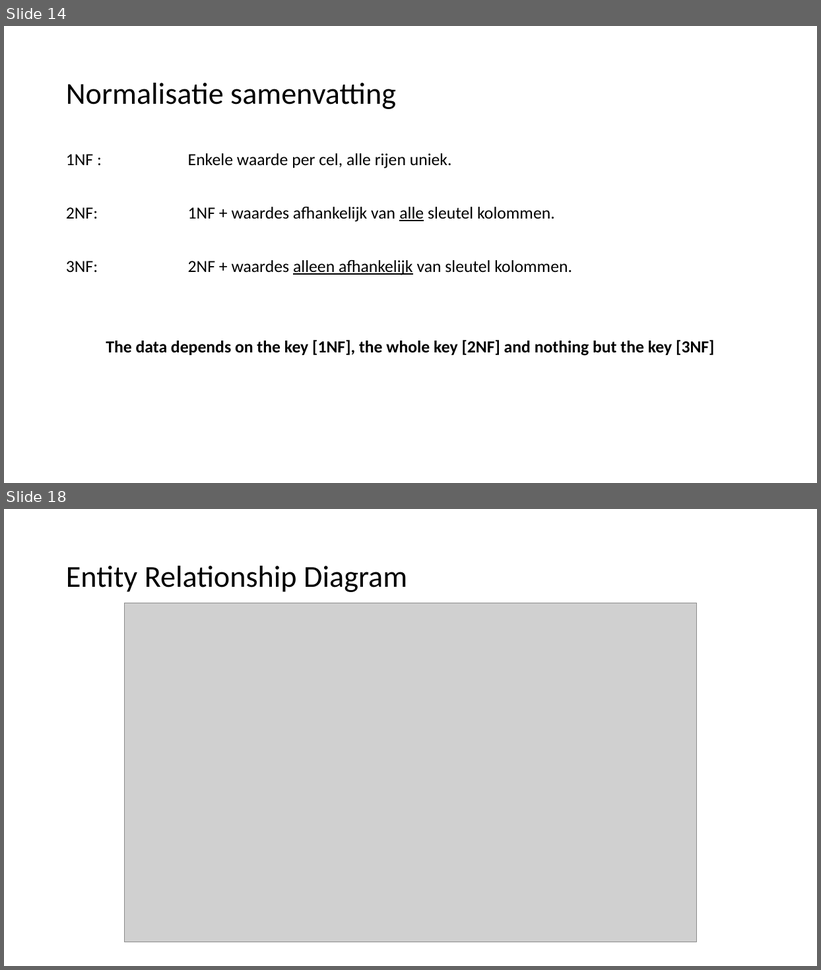
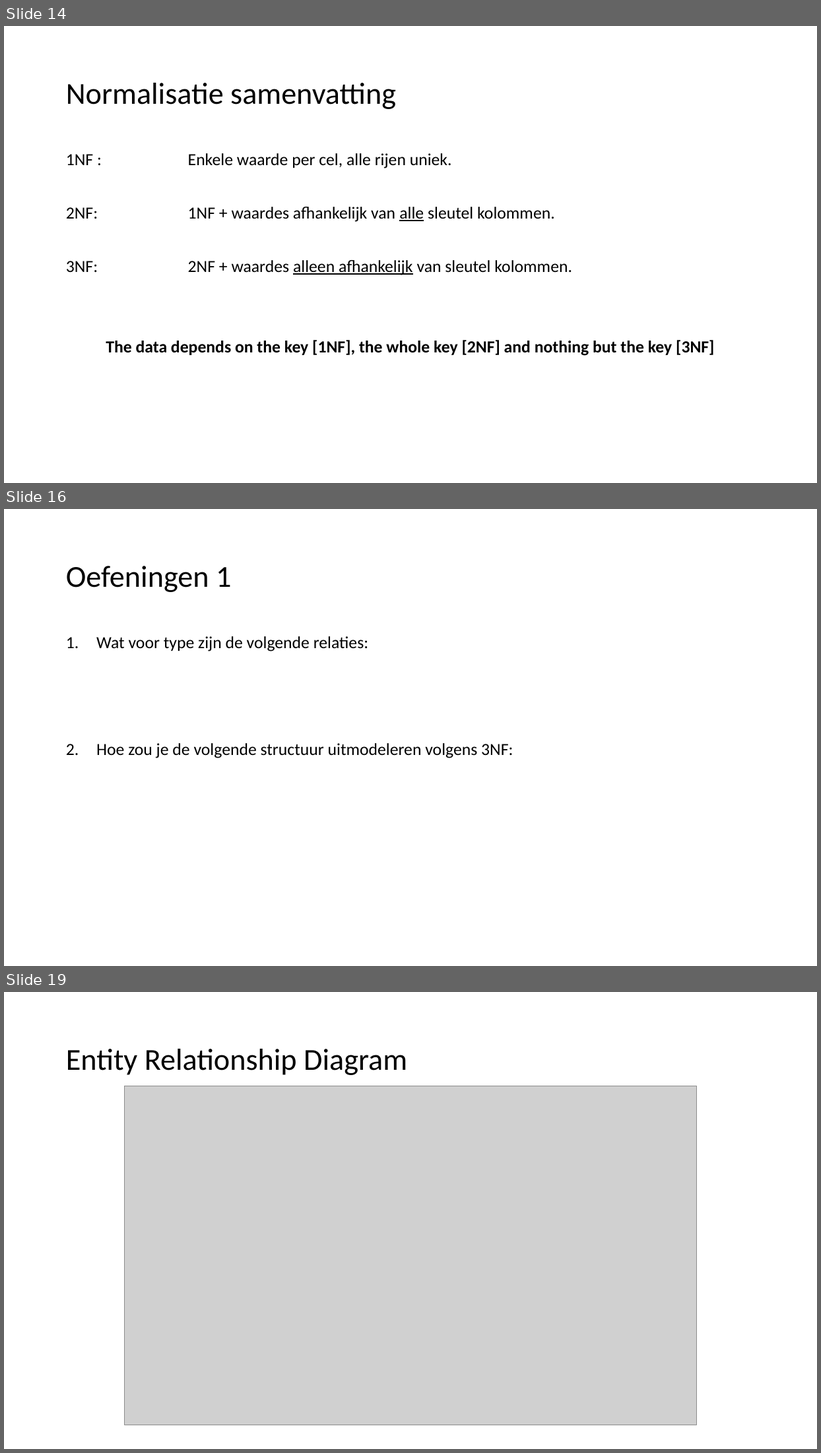
Before and after one commit to LFKoning/knowledge-sharing, a slide deck: sql_course/2_database_design/2_database_design.pptx. Shown one above the other, each under a label of ours: slides 14 and 18 before the commit, slides 14, 16 and 19 after it; the slides between them are not shown. The pictures are 821x970 and 821x1453 pixels, drawn with LibreOffice and Linux fonts; fonts in the diff are those of the drawing; grey boxes stand for pictures. Boxes give left, top, right and bottom in pixels: in the first picture for what was removed or moved away, otherwise in the second. Text is boxed around its words. In the diff, an @@ line names an element or a change of style, - is before the commit and + after.

```diff
--- a/sql_course/2_database_design/2_database_design.pptx
+++ b/sql_course/2_database_design/2_database_design.pptx
@@ slide 16 added at bbox=[4, 509, 817, 966], background #FFFFFF @@
@@ title added at bbox=[66, 566, 231, 592], 36 pt, text #000000 @@
+Oefeningen 1
@@ text added at bbox=[96, 636, 513, 758], 20 pt, text #000000 @@
+1. Wat voor type zijn de volgende relaties:
+2. Hoe zou je de volgende structuur uitmodeleren volgens 3NF:
@@ what was slide 18 is now slide 19 @@
```
Also in this commit, not shown: 7 slides changed, 3 other files.
